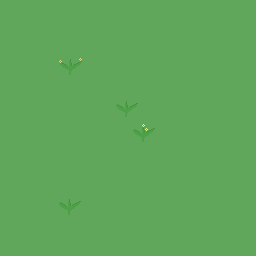
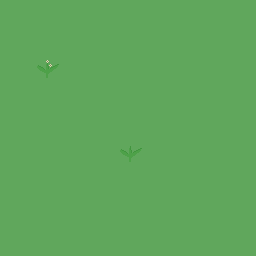
The second w=256, h=256 image is a revision of the first. Changes to its layers:
painted on "Background" over <box>37,58,155,215</box>
